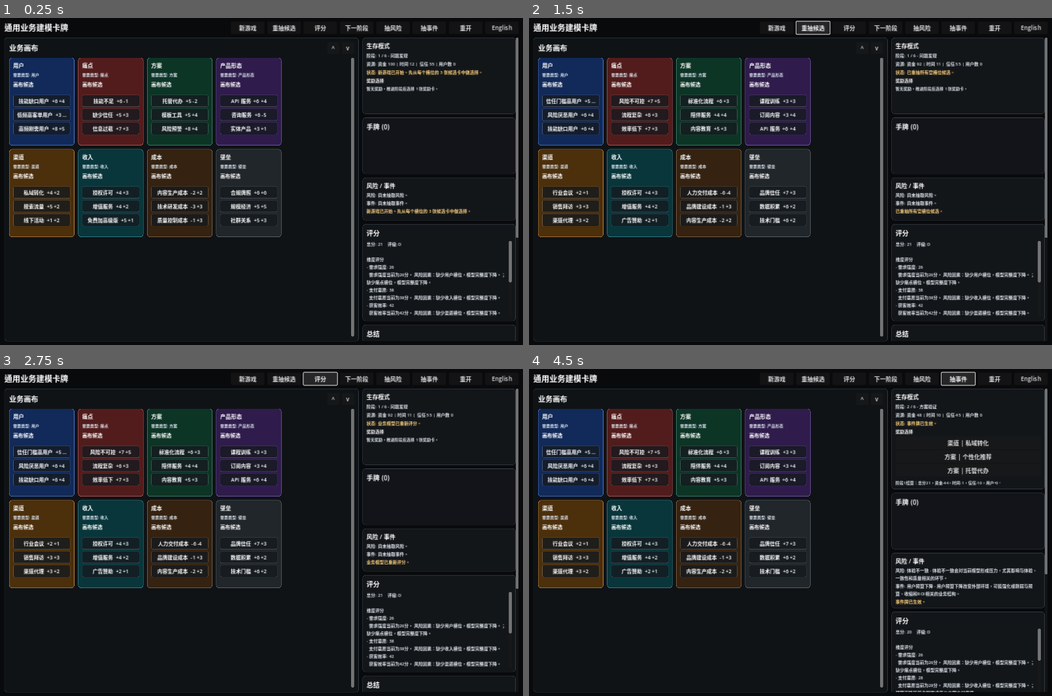
Above: before the commit, frames 1-4 (two rows, left to right).
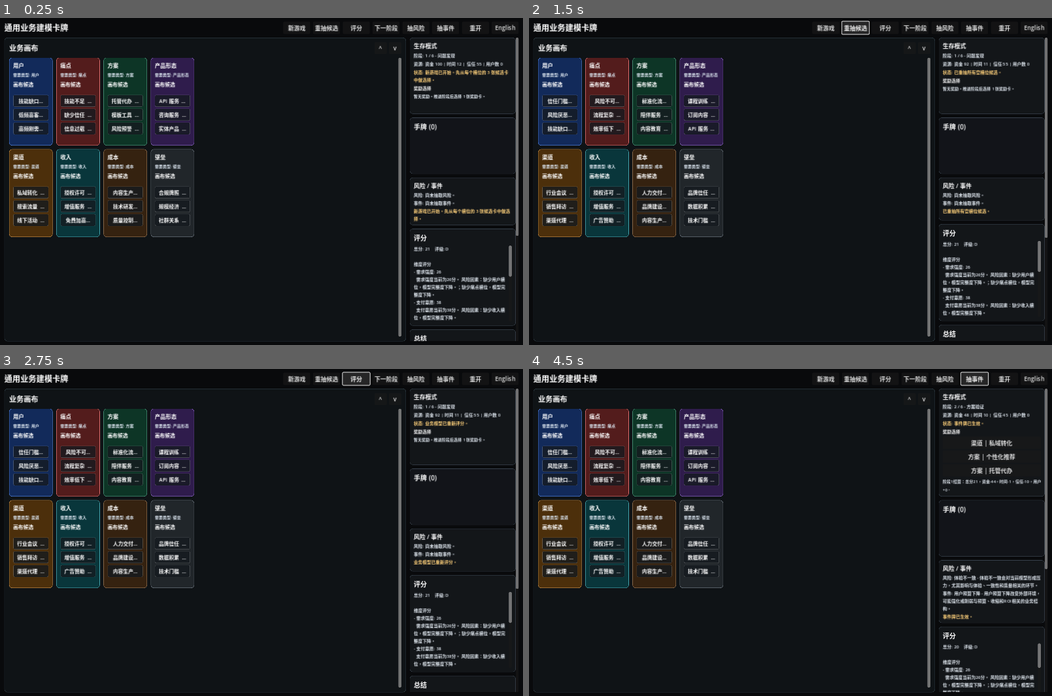
Above: after the commit, the same moments.

Repository: HelloKuoty/poker
Game: Godot game, scene res://scenes/main.tscn
Two runs of this game, one before a commit and one after it. Both use one fixed random seed, a clock stepped at 60 frames per second and the inputs below.
Inputs:
- Up to frame 1 (0.25 s): no input
- Up to frame 2 (1.5 s): click "新游戏" at 0.5 s; click "重抽候选" at 1.25 s
- Up to frame 3 (2.75 s): click "评分" at 2 s
- Up to frame 4 (4.5 s): click "下一阶段" at 2.75 s; click "抽风险" at 3.5 s; click "抽事件" at 4.25 s

The runs differ from the first frame. In frame 1, 22% of the frame differs, in the area x 3-100%, y 2-99%; in frame 2, 22%; in frame 3, 22%; in frame 4, 23%, in the area x 3-100%, y 0-99%.

Commit message:
Expand board visibility to smaller windows

Diff:
--- a/scenes/card_slot.tscn
+++ b/scenes/card_slot.tscn
@@ -3,5 +3,5 @@
 [ext_resource type="Script" path="res://scripts/ui/card_slot.gd" id="1_card_slot"]
 
 [node name="CardSlot" type="PanelContainer"]
-custom_minimum_size = Vector2(180, 185)
+custom_minimum_size = Vector2(120, 185)
 script = ExtResource("1_card_slot")
--- a/scripts/ui/main_controller.gd
+++ b/scripts/ui/main_controller.gd
@@ -89,7 +89,7 @@
 	root.add_child(body)
 
 	board_view = BoardView.new()
-	board_view.custom_minimum_size = Vector2(760, 0)
+	board_view.custom_minimum_size = Vector2(560, 0)
 	board_view.size_flags_horizontal = Control.SIZE_EXPAND_FILL
 	board_view.size_flags_vertical = Control.SIZE_EXPAND_FILL
 	board_view.setup(localization)
@@ -98,7 +98,7 @@
 	body.add_child(board_view)
 
 	var right_scroll := ScrollContainer.new()
-	right_scroll.custom_minimum_size = Vector2(430, 0)
+	right_scroll.custom_minimum_size = Vector2(300, 0)
 	right_scroll.size_flags_vertical = Control.SIZE_EXPAND_FILL
 	right_scroll.horizontal_scroll_mode = ScrollContainer.SCROLL_MODE_DISABLED
 	right_scroll.vertical_scroll_mode = ScrollContainer.SCROLL_MODE_SHOW_ALWAYS
@@ -238,7 +238,7 @@
 
 func _make_button(callback: Callable) -> Button:
 	var button := Button.new()
-	button.custom_minimum_size = Vector2(92, 34)
+	button.custom_minimum_size = Vector2(74, 34)
 	button.pressed.connect(callback)
 	return button
 
--- a/tools/main_layout_test.gd
+++ b/tools/main_layout_test.gd
@@ -12,6 +12,9 @@
 		Vector2i(1440, 900),
 		Vector2i(1366, 768),
 		Vector2i(1280, 720),
+		Vector2i(1024, 768),
+		Vector2i(960, 700),
+		Vector2i(900, 700),
 	]
 	for viewport_size in sizes:
 		await _check_layout(viewport_size)
@@ -32,6 +35,7 @@
 
 	var board = main.board_view
 	var body: HBoxContainer = board.get_parent()
+	var root_container: VBoxContainer = body.get_parent()
 	var grid: GridContainer = board.grid
 	var scroll: ScrollContainer = board.scroll
 	var frame_rect: Rect2 = frame.get_global_rect()
@@ -39,18 +43,22 @@
 	var scroll_rect: Rect2 = scroll.get_global_rect()
 	var grid_rect: Rect2 = grid.get_global_rect()
 	var visible_count := 0
+	var clickable_count := 0
 	for slot in grid.get_children():
 		var slot_rect: Rect2 = slot.get_global_rect()
 		if scroll_rect.encloses(slot_rect):
 			visible_count += 1
+		if frame_rect.has_point(slot_rect.get_center()) and scroll_rect.has_point(slot_rect.get_center()):
+			clickable_count += 1
 
-	print("MAIN_LAYOUT size=%s board=%s scroll=%s grid=%s columns=%d visible_slots=%d scroll_max=%d" % [
+	print("MAIN_LAYOUT size=%s board=%s scroll=%s grid=%s columns=%d visible_slots=%d clickable_slots=%d scroll_max=%d" % [
 		str(viewport_size),
 		str(board_rect.size),
 		str(scroll_rect.size),
 		str(grid_rect.size),
 		grid.columns,
 		visible_count,
+		clickable_count,
 		_max_vertical_scroll(scroll),
 	])
 
@@ -82,8 +90,24 @@
 				])
 				return
 
+	for child in root_container.get_children():
+		if child is Control:
+			var child_rect: Rect2 = (child as Control).get_global_rect()
+			if child_rect.position.x + child_rect.size.x > frame_rect.position.x + frame_rect.size.x:
+				_fail("Root child overflows horizontally at %s. child=%s right=%.1f viewport_right=%.1f" % [
+					str(viewport_size),
+					child.name,
+					child_rect.position.x + child_rect.size.x,
+					frame_rect.position.x + frame_rect.size.x,
+				])
+				return
+
 	if visible_count < 8 and _max_vertical_scroll(scroll) <= 0:
 		_fail("Expected all slots visible or scrollable at %s, but visible=%d scroll_max=0." % [str(viewport_size), visible_count])
+		return
+
+	if clickable_count < 8 and _max_vertical_scroll(scroll) <= 0:
+		_fail("Expected all slot centers clickable or scrollable at %s, but clickable=%d scroll_max=0." % [str(viewport_size), clickable_count])
 		return
 
 	if _max_vertical_scroll(scroll) > 0:
Not shown, changed: ITERATION_LOG.md
Not shown, changed: TEST_PLAN.md
Not shown, changed: TODO.md
